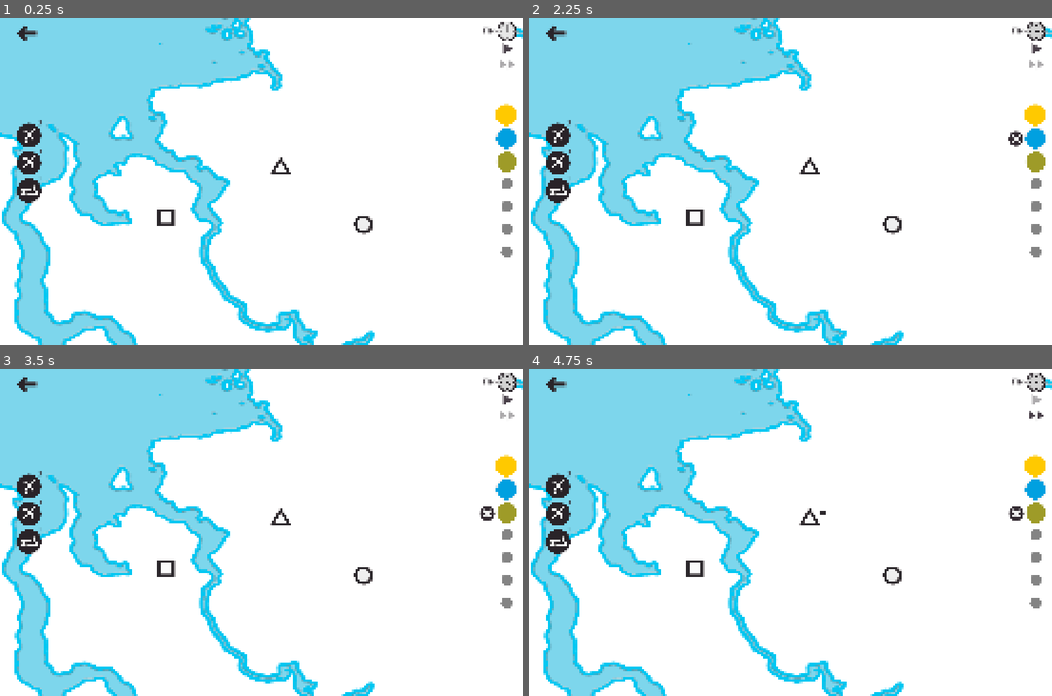
Above: before the commit, frames 1-4 (two rows, left to right).
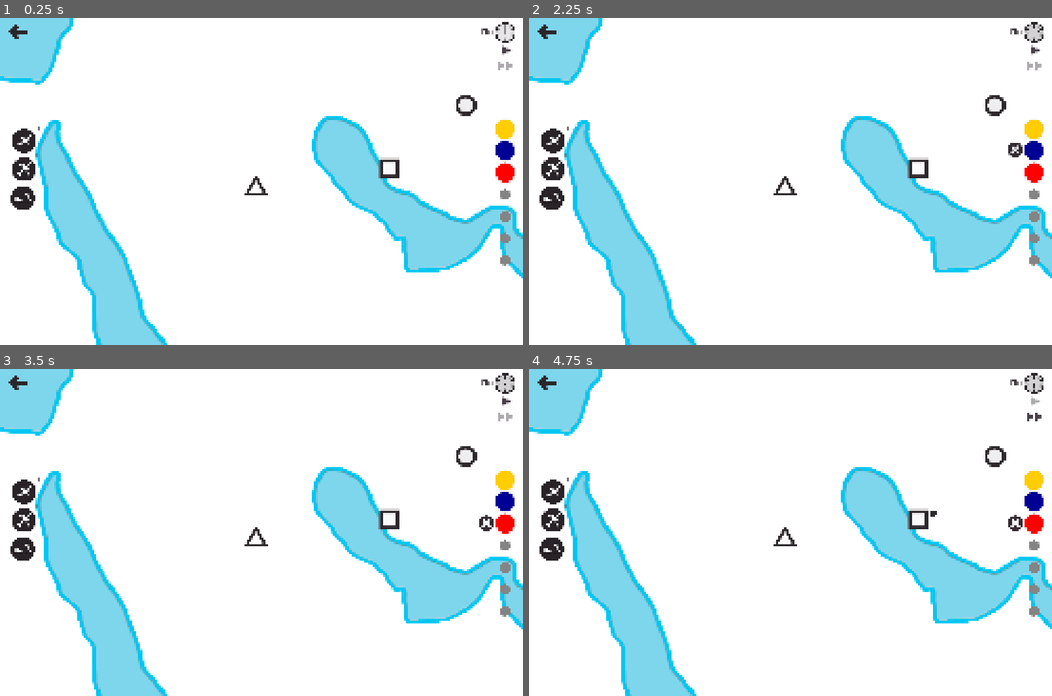
Above: after the commit, the same moments.

Repository: top-it-090304/Holding-Pattern
Game: Godot game, scene res://scene/MAP_IRAN.tscn
The game is run twice, just before and just after one commit, with the same random seed, the same clock (stepped at 60 frames per second) and the same inputs. Before the commit the project starts from res://scene/MAP_SIBIR.tscn.
Inputs (mouse positions are in pixels of both pictures, inside the frame that each line leads up to; where the layout moved, square brackets give the same spot in the first picture):
- Up to frame 1 (0.25 s): no input
- Up to frame 2 (2.25 s): click (1036, 129) [1036, 116] at 0.5 s; click (1036, 129) [1036, 116] at 1.25 s; click (1036, 152) [1036, 138] at 2 s
- Up to frame 3 (3.5 s): click (507, 522) [507, 512] at 2.75 s
- Up to frame 4 (4.75 s): click (1036, 401) [1036, 398] at 3.5 s; click (1036, 418) [1036, 414] at 4.25 s

The runs differ from the first frame. In frame 1, 36% of the frame differs, in the area x 0-100%, y 0-100%; in frame 2, 36%; in frame 3, 36%; in frame 4, 36%.

Commit message:
sounds: звук строительство линии

Diff:
--- a/project.godot
+++ b/project.godot
@@ -15,7 +15,7 @@
 [application]
 
 config/name="Air Rout"
-run/main_scene="uid://bbv23030tkbig"
+run/main_scene="uid://w3majmenhb7r"
 config/features=PackedStringArray("4.6", "Forward Plus")
 config/icon="uid://cs844d8qaefnd"
 
--- a/scripts/MAP_IRAN.gd
+++ b/scripts/MAP_IRAN.gd
@@ -229,7 +229,7 @@
 				is_drawing = true
 				set_line_stroke(true)
 			else:
-				refresh_line_handles()
+				refresh_line_hand()
 				set_line_stroke(false)
 				is_drawing = false
 				stop_draw()
@@ -348,7 +348,7 @@
 		if is_instance_valid(a):
 			a.draw_stroke(true)
 
-func refresh_line_handles():
+func refresh_line_hand():
 	var color_name = GameData.lines_data["current color"]
 	var routes_array = GameData.lines_data[color_name + "_routes"]
 
@@ -362,9 +362,9 @@
 			var show_last = (i == routes_array.size() - 1)
 			var airports = GameData.lines_data[color_name + "_airports"]
 			if airports.size() > 2 and airports[0] == airports[-1]:
-				route_node.update_handles(false, false)
+				route_node.update_hand(false, false)
 			else:
-				route_node.update_handles(show_start, show_last)
+				route_node.update_hand(show_start, show_last)
 
 
 
--- a/scripts/Route.gd
+++ b/scripts/Route.gd
@@ -106,7 +106,7 @@
 			CountPlane.on_plane_spawned()
 
 
-func update_handles(show_start: bool, show_end: bool):
+func update_hand(show_start: bool, show_end: bool):
 	if my_curves.is_empty():
 		return
 
--- a/scripts/Route_hand.gd
+++ b/scripts/Route_hand.gd
@@ -15,9 +15,10 @@
 func _input_event(_viewport, event, _shape_idx):
 	if event is InputEventMouseButton and event.pressed and event.button_index == MOUSE_BUTTON_LEFT:
 		handle_grabbed.emit(route_ref, is_start)
-		SoundManager.play("station_click")
+		SoundManager.play("click_airport")
 
 func animate_appearance(start_pos: Vector2, target_pos: Vector2, dir_angle: float):
+	SoundManager.play("draw_rout")
 	position = start_pos
 	rotation = dir_angle
 	scale = Vector2.ZERO
